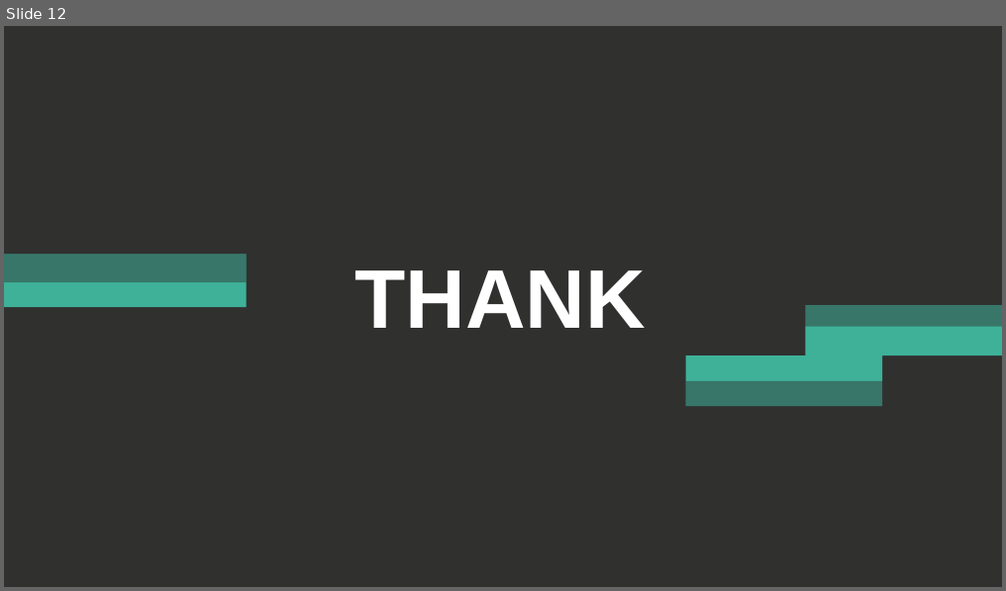
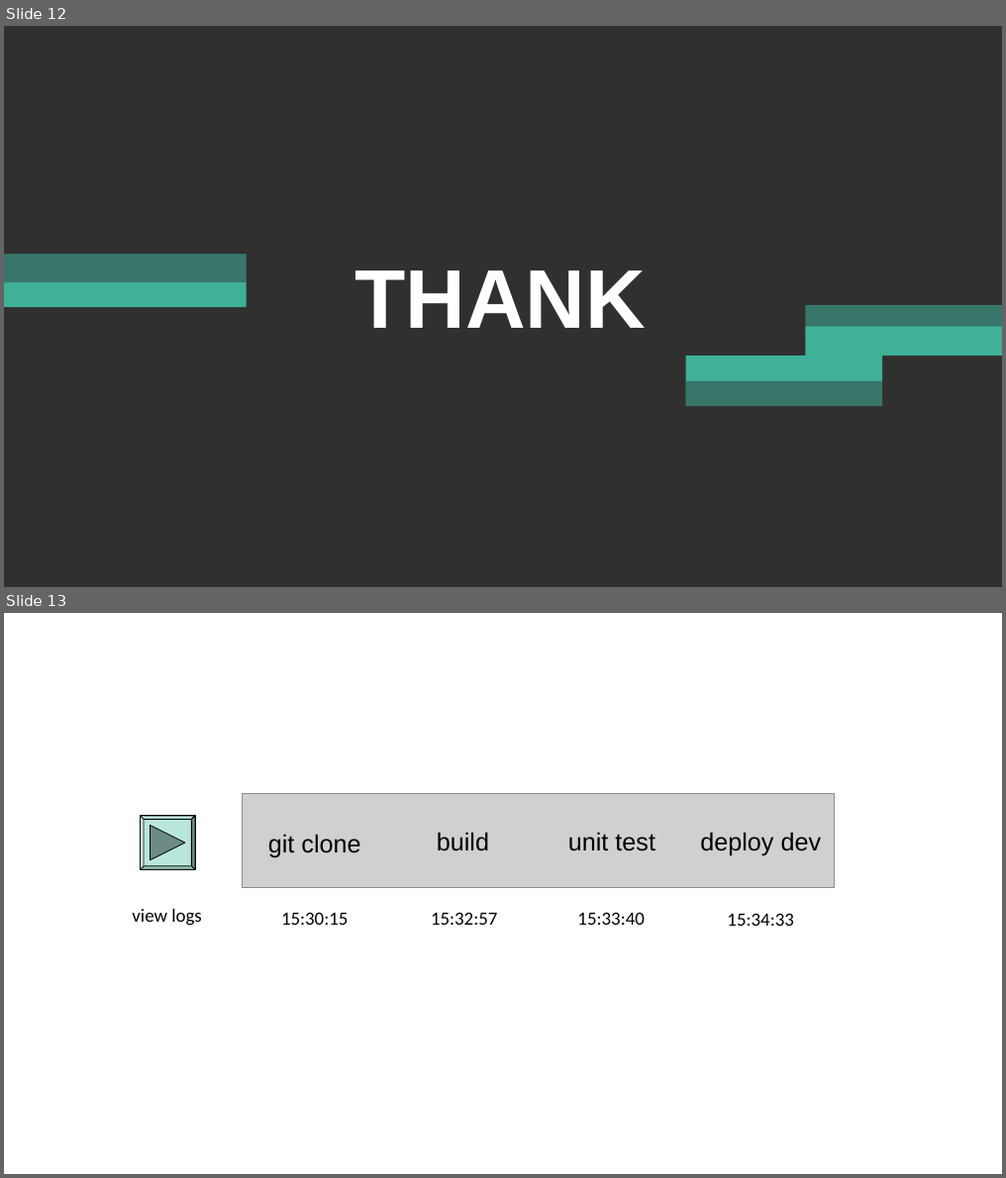
Before and after one commit to lltt-always/Documents, a slide deck: Etube.ppt. Shown one above the other, each under a label of ours: slide 12 before the commit, slides 12 and 13 after it. The pictures are 1006x591 and 1006x1178 pixels, drawn with LibreOffice and Linux fonts; fonts in the diff are those of the drawing; grey boxes stand for pictures. Boxes give left, top, right and bottom in pixels: in the first picture for what was removed or moved away, otherwise in the second. Text is boxed around its words. In the diff, an @@ line names an element or a change of style, - is before the commit and + after.

```diff
--- a/Etube.ppt
+++ b/Etube.ppt
@@ slide 13 added at (4,613,1002,1174), background #FFFFFF @@
@@ freeform shape added at (141,816,195,869), fill #B8E6DC, outline #000000 0.74 pt @@
@@ picture added at (242,793,388,887) @@
@@ picture added at (242,793,834,887) @@
@@ picture added at (390,793,536,887) @@
@@ picture added at (539,793,685,887) @@
@@ picture added at (688,793,834,887) @@
@@ text added at (268,834,360,858), 24 pt, text #000000 @@
+git clone
@@ text added at (437,832,489,852), 24 pt, text #000000 @@
+build
@@ text added at (568,832,655,852), 24 pt, text #000000 @@
+unit test
@@ text added at (700,832,822,856), 24 pt, text #000000 @@
+deploy dev
@@ text added at (132,909,202,926), 18 pt, text #000000 @@
+view logs
@@ text added at (281,912,348,925), 18 pt, text #000000 @@
+15:30:15
@@ text added at (431,912,497,925), 18 pt, text #000000 @@
+15:32:57
@@ text added at (577,912,644,925), 18 pt, text #000000 @@
+15:33:40
@@ text added at (727,913,793,926), 18 pt, text #000000 @@
+15:34:33
```
Also in this commit, not shown: 1 slide changed.
